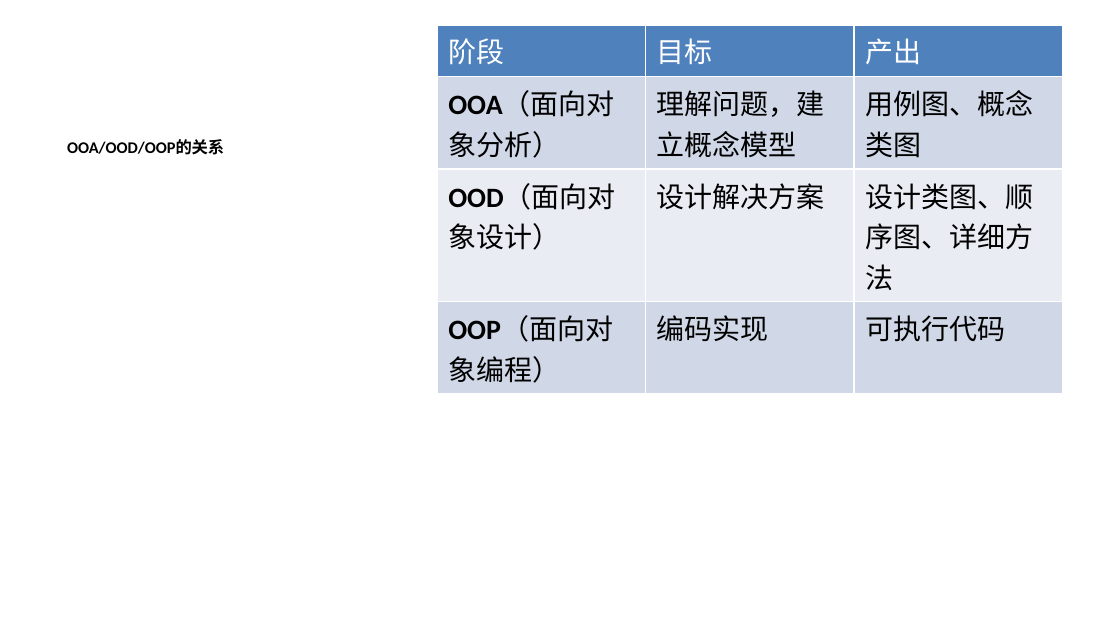
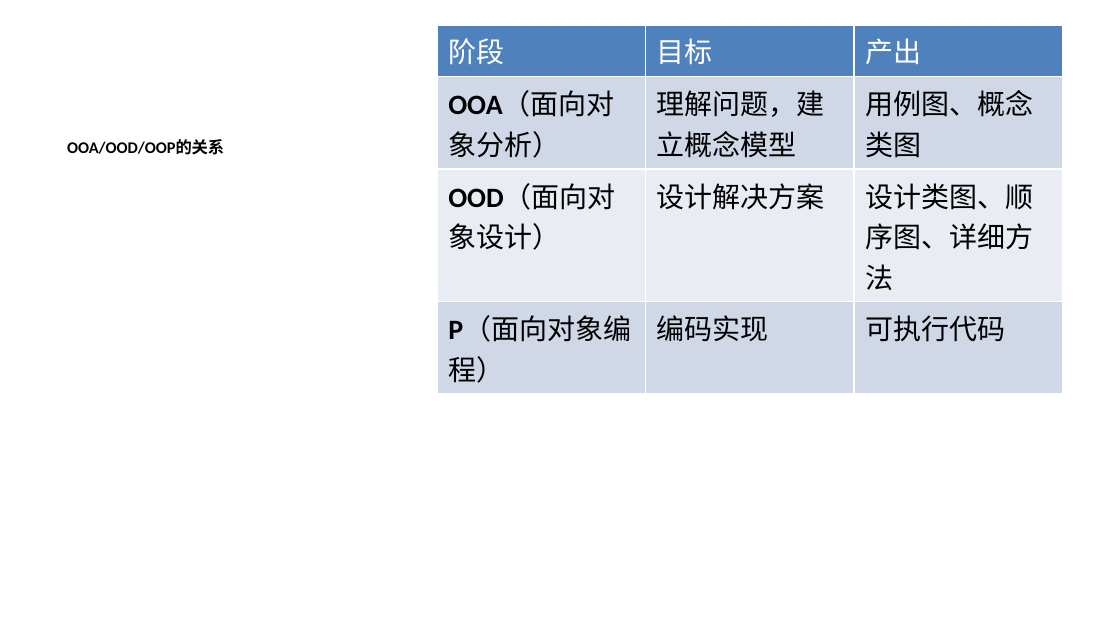
Before and after one commit to minzuuniversity/sqlrustgo, a slide deck: slide 13 of docs/教学计划/PPT/第3讲-面向对象分析设计与实现.pptx. Drawn at 1120x630 pixels with LibreOffice and Linux fonts; fonts in the diff are those of the drawing. Boxes give left, top, right and bottom in pixels: in the first picture for what was removed or moved away, otherwise in the second. Text is boxed around its words. In the diff, an @@ line names an element or a change of style, - is before the commit and + after.

```diff
--- a/docs/教学计划/PPT/第3讲-面向对象分析设计与实现.pptx
+++ b/docs/教学计划/PPT/第3讲-面向对象分析设计与实现.pptx
@@ table at [437,25,1062,561] @@
-row 4, column 1: OOP（面向对象编程）
+row 4, column 1: P（面向对象编程）
```
Also in this commit, not shown: 25 other slides changed, 6 slides added, 9 slides removed.
